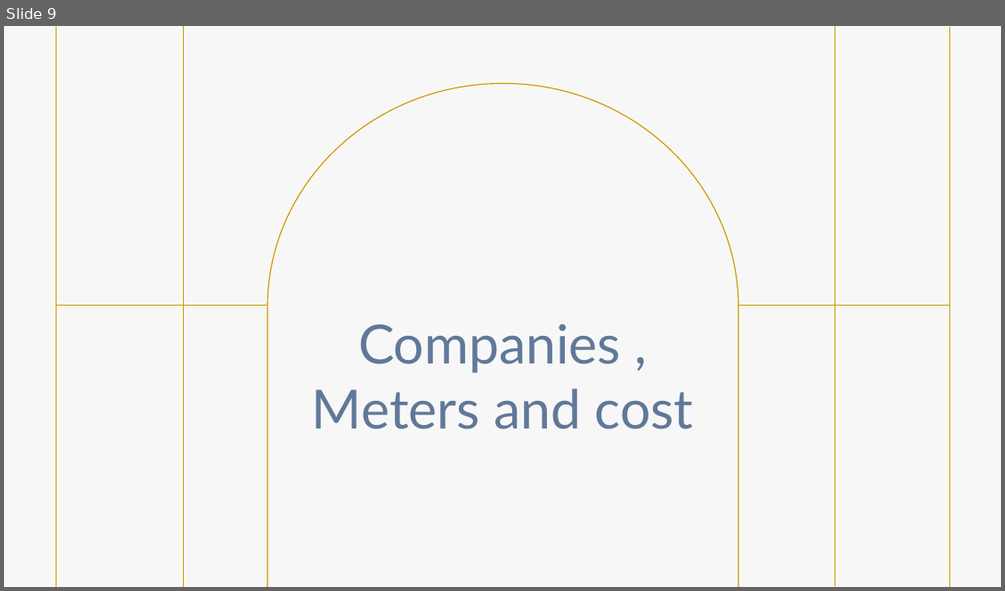
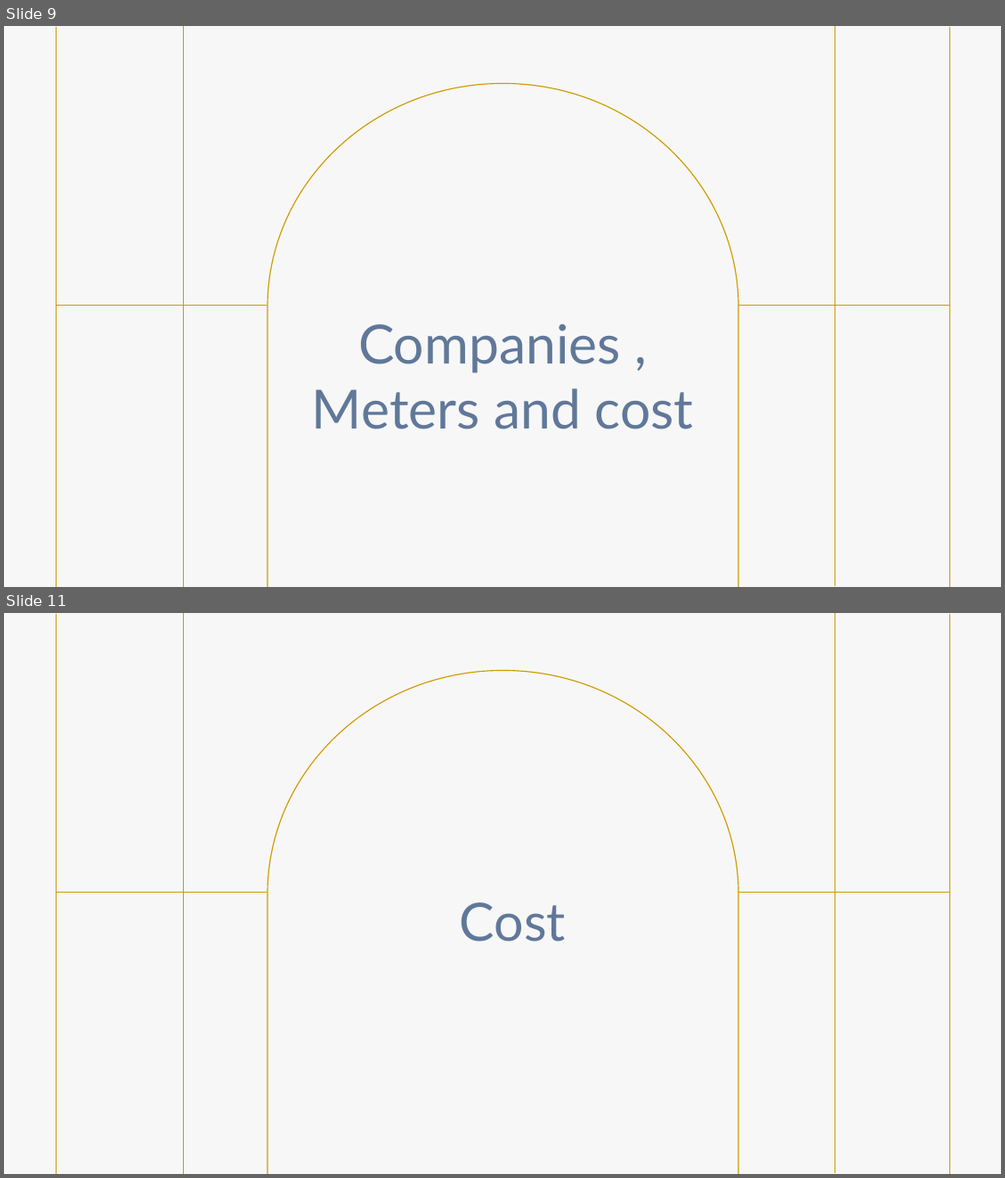
Before and after one commit to Joseph-George1/College_projects, a slide deck: FinalPresentation2.pptx. Shown one above the other, each under a label of ours: slide 9 before the commit, slides 9 and 11 after it; the slides between them are not shown. The pictures are 1005x591 and 1005x1178 pixels, drawn with LibreOffice and Linux fonts; fonts in the diff are those of the drawing; background and template pictures are left out. Boxes give left, top, right and bottom in pixels: in the first picture for what was removed or moved away, otherwise in the second. Text is boxed around its words. In the diff, an @@ line names an element or a change of style, - is before the commit and + after.

```diff
--- a/FinalPresentation2.pptx
+++ b/FinalPresentation2.pptx
@@ slide 11 added at (x1=4, y1=613, x2=1001, y2=1174), background #FFFFFF @@
@@ rectangle added at (x1=4, y1=613, x2=1001, y2=1174), fill #F7F7F7 @@
@@ group added at (x1=56, y1=613, x2=950, y2=1174): 6 lines, 1 freeform shape @@
@@ text added at (x1=460, y1=902, x2=566, y2=941), 50.7 pt, text #607899 @@
+Cost
@@ group added at (x1=4, y1=613, x2=1001, y2=1174): 4 lines, 2 freeform shapes @@
```
Also in this commit, not shown: 1 slide changed, 2 other slides added, 3 slides removed.
